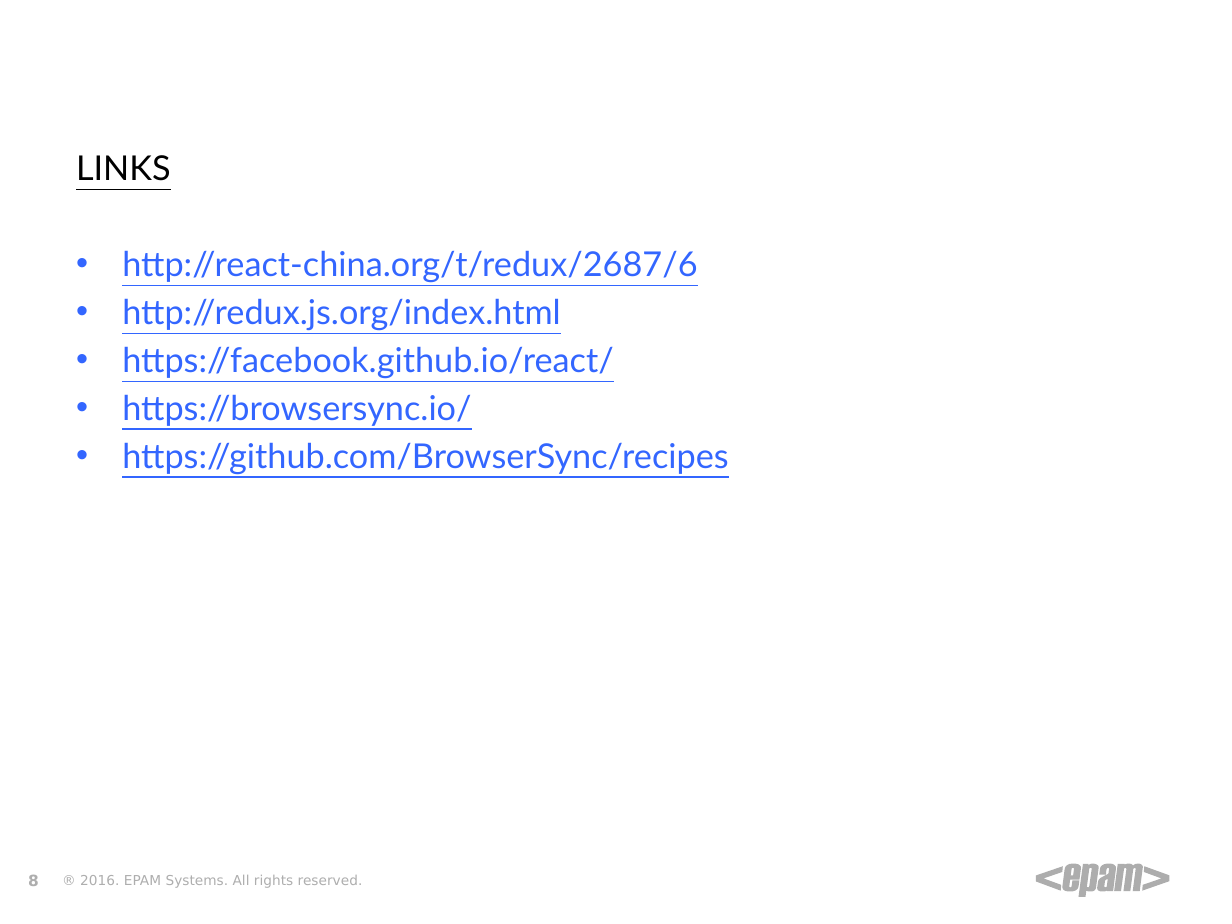
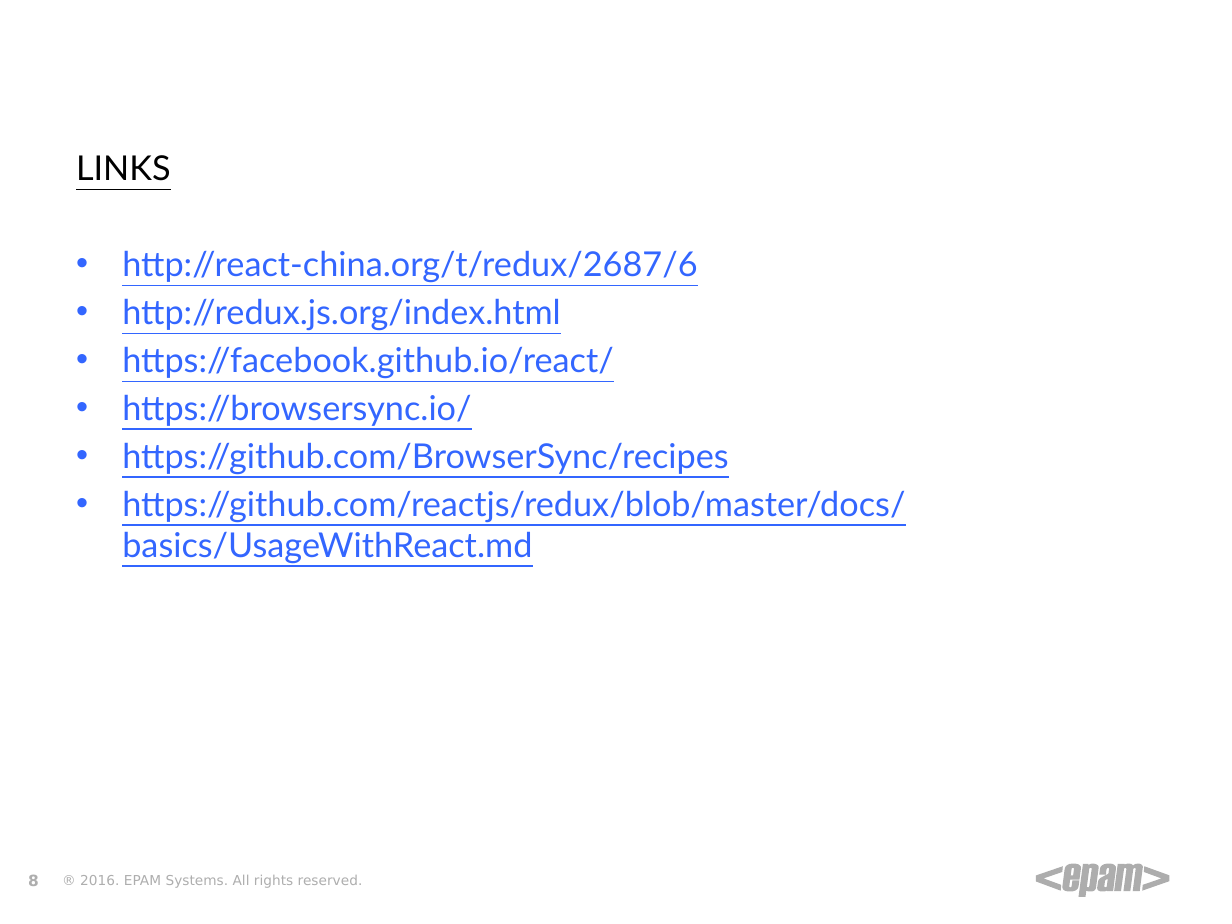
Before and after one commit to damianfabian/react-course, a slide deck: slide 8 of Week_3/Workout1.pptx. Drawn at 1232x924 pixels with LibreOffice and Linux fonts; fonts in the diff are those of the drawing; background and template pictures are left out. Boxes give left, top, right and bottom in pixels: in the first picture for what was removed or moved away, otherwise in the second. Text is boxed around its words. In the diff, an @@ line names an element or a change of style, - is before the commit and + after.

Commit message:
Modified REdux presentation

```diff
--- a/Week_3/Workout1.pptx
+++ b/Week_3/Workout1.pptx
@@ text at box(122, 490, 905, 564): paragraph added @@
+• https://github.com/reactjs/redux/blob/master/docs/basics/UsageWithReact.md
```
Also in this commit, not shown: 1 other slide changed.
